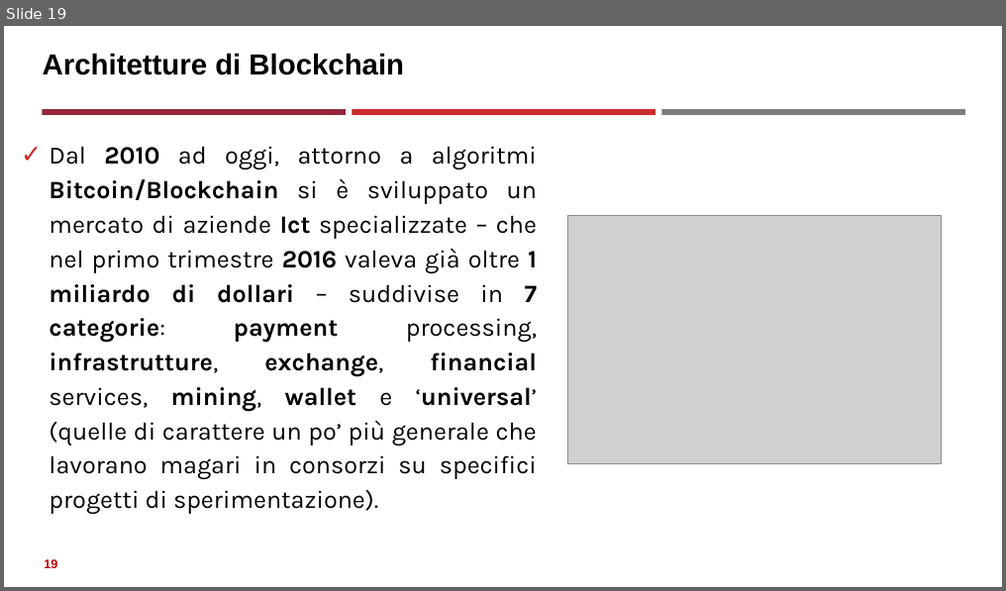
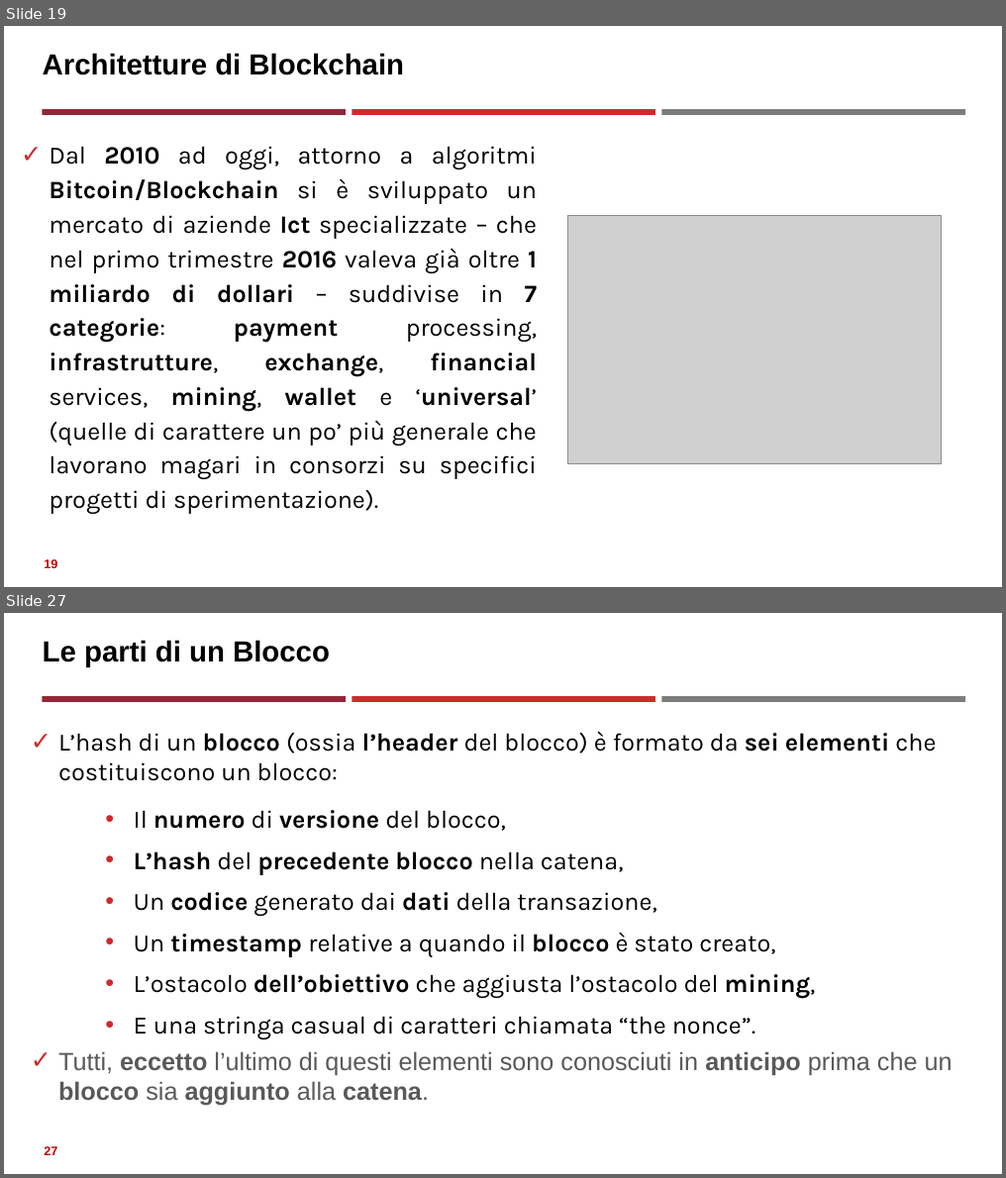
Before and after one commit to neural1977/data_science_interview_material, a slide deck: Assicurazioni/Distributed Ledger Technology_ita.pptx. Shown one above the other, each under a label of ours: slide 19 before the commit, slides 19 and 27 after it; the slides between them are not shown. The pictures are 1006x591 and 1006x1178 pixels, drawn with LibreOffice and Linux fonts; fonts in the diff are those of the drawing; grey boxes stand for pictures. Boxes give left, top, right and bottom in pixels: in the first picture for what was removed or moved away, otherwise in the second. Text is boxed around its words. In the diff, an @@ line names an element or a change of style, - is before the commit and + after.

```diff
--- a/Assicurazioni/Distributed Ledger Technology_ita.pptx
+++ b/Assicurazioni/Distributed Ledger Technology_ita.pptx
@@ slide 27 added at box(4, 613, 1002, 1174), background #FFFFFF; not listed: 3 template elements that a slide beside it also shows @@
@@ title added at box(43, 640, 330, 667), 28 pt, text #000000, bold @@
+Le parti di un Blocco
@@ text added at box(58, 732, 952, 1100), 24 pt, text #000000 @@
+✓ L’hash di un blocco (ossia l’header del blocco) è formato da sei elementi che costituiscono un blocco:
+    • Il numero di versione del blocco,
+    • L’hash del precedente blocco nella catena,
+    • Un codice generato dai dati della transazione,
+    • Un timestamp relative a quando il blocco è stato creato,
+    • L’ostacolo dell’obiettivo che aggiusta l’ostacolo del mining,
+    • E una stringa casual di caratteri chiamata “the nonce”.
+✓ Tutti, eccetto l’ultimo di questi elementi sono conosciuti in anticipo prima che un blocco sia aggiunto alla catena.
@@ page number added at box(44, 1147, 57, 1156), 12 pt, text #C00000, bold @@
+27
```
Also in this commit, not shown: 2 slides changed, 6 other slides added, 1 other file.
